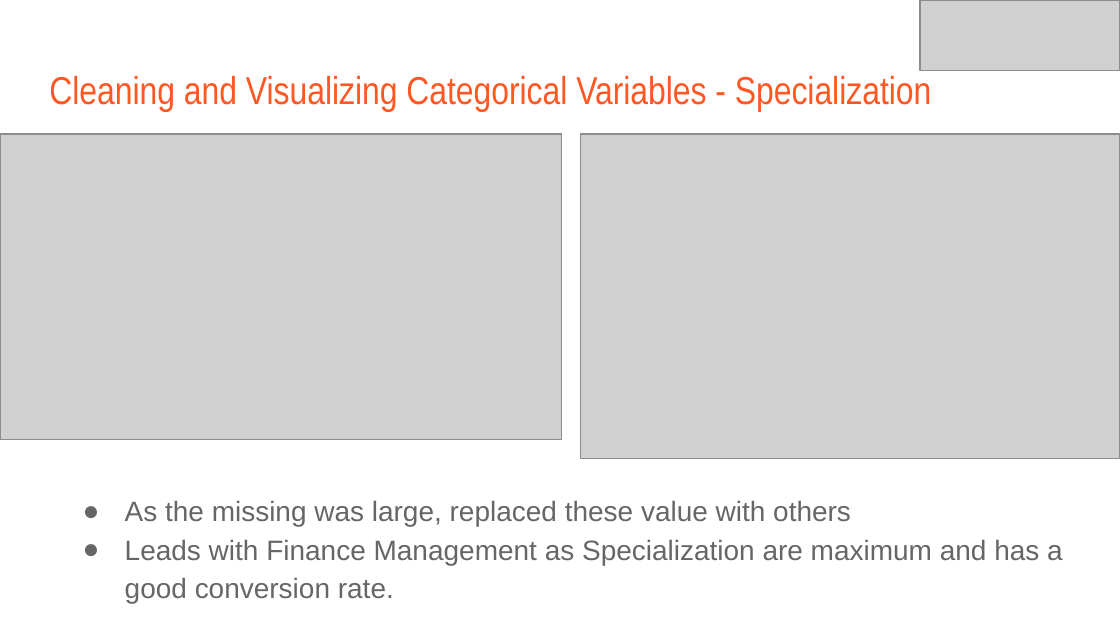
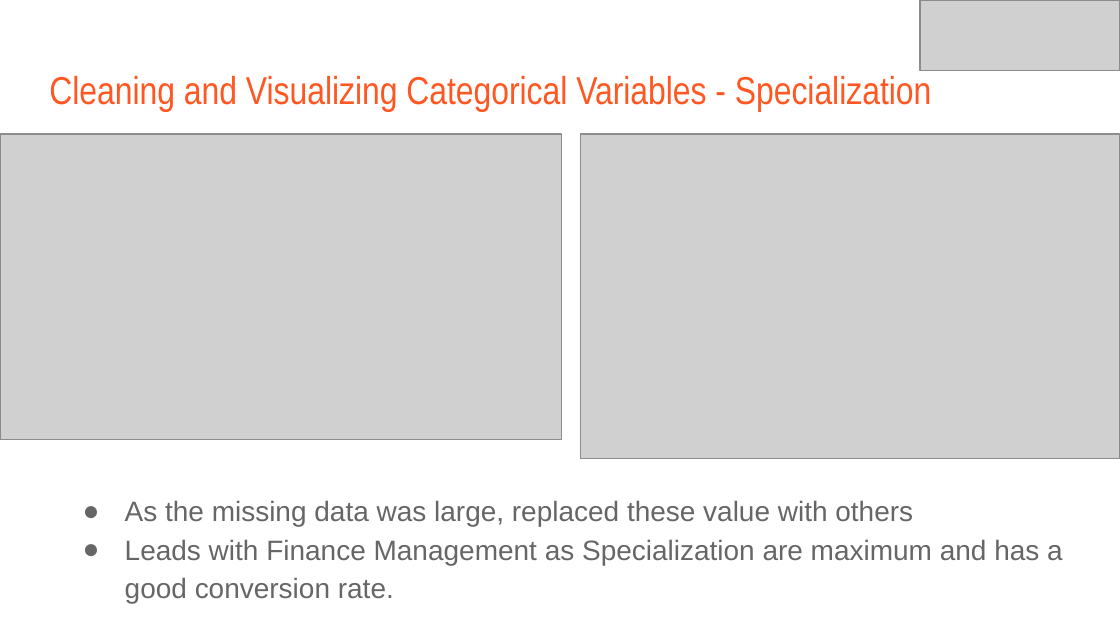
Before and after one commit to kanika1101/Logistic_Regression, a slide deck: slide 8 of Logistic_Lead_Scoring_Case_Study/Lead Scoring Case Study.pptx. Drawn at 1120x630 pixels with LibreOffice and Linux fonts; fonts in the diff are those of the drawing; grey boxes stand for pictures. Boxes give left, top, right and bottom in pixels: in the first picture for what was removed or moved away, otherwise in the second. Text is boxed around its words. In the diff, an @@ line names an element or a change of style, - is before the commit and + after.

```diff
--- a/Logistic_Lead_Scoring_Case_Study/Lead Scoring Case Study.pptx
+++ b/Logistic_Lead_Scoring_Case_Study/Lead Scoring Case Study.pptx
@@ text at <box>125,500,913,526</box>: text changed @@
-● As the missing was large, replaced these value with others
+● As the missing data was large, replaced these value with others
```
Also in this commit, not shown: 2 other slides changed, 1 slide removed, 2 other files.
